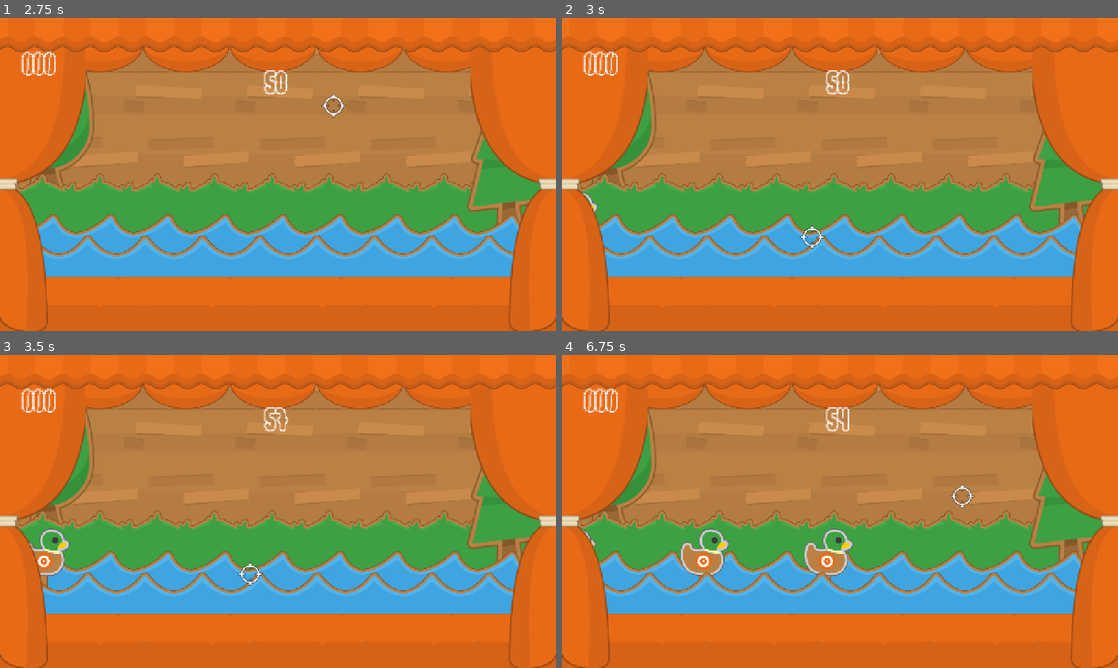
Above: before the commit, frames 1-4 (two rows, left to right).
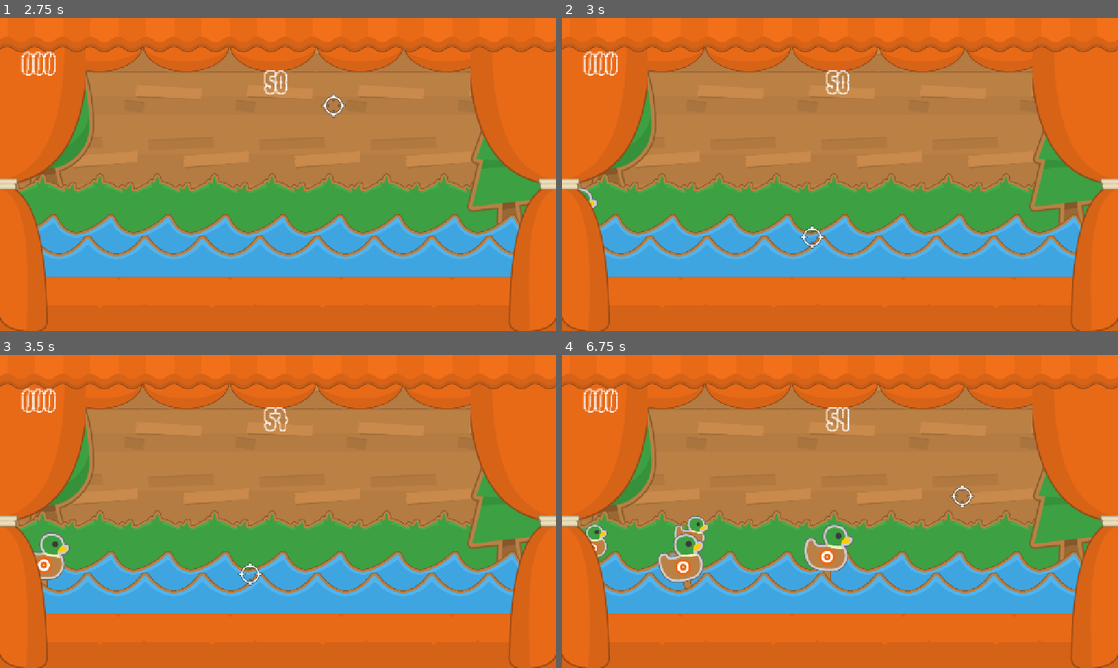
Above: after the commit, the same moments.

Repository: JPlimajots/pluck-and-duck
Game: Godot game, scene res://scenes/palco_principal.tscn
The game is run twice, just before and just after one commit, with the same random seed, the same clock (stepped at 60 frames per second) and the same inputs.
Inputs (mouse positions are in pixels of both pictures, inside the frame that each line leads up to):
- Up to frame 1 (2.75 s): tap Enter at 0.5 s; move the mouse to (400, 158) at 0.52 s; click (400, 158) at 0.67 s; move the mouse to (166, 190) at 1.27 s; click (166, 190) at 1.42 s; tap Space at 2 s; move the mouse to (333, 105) at 2.02 s; click (333, 105) at 2.17 s
- Up to frame 2 (3 s): tap Enter at 2.75 s; move the mouse to (812, 237) at 2.77 s; click (812, 237) at 2.92 s
- Up to frame 3 (3.5 s): no input
- Up to frame 4 (6.75 s): move the mouse to (1006, 558) at 3.52 s; click (1006, 558) at 3.67 s; move the mouse to (673, 464) at 4.27 s; click (673, 464) at 4.42 s; move the mouse to (867, 511) at 5.02 s; click (867, 511) at 5.17 s; move the mouse to (756, 433) at 5.77 s; click (756, 433) at 5.92 s; move the mouse to (962, 495) at 6.52 s; click (962, 495) at 6.67 s

Frame 1 is identical in both runs. In frame 2, less than 0.1% of the frame differs, in the area x 2-7%, y 54-62%; in frame 3, 0.6%; in frame 4, 2.4%, in the area x 3-53%, y 51-75%.

Commit message:
feat: implementa movimentos senoidais, esteira de fundo com parallax e variacia no tempo de spawn

Diff:
--- a/scenes/palco_principal.gd
+++ b/scenes/palco_principal.gd
@@ -26,10 +26,11 @@
 # Called every frame. 'delta' is the elapsed time since the previous frame.
 func _process(delta: float) -> void:
 	if jogo_ativo:
+		var tempo_base_frente = remap(tempo_restante, 60.0, 0.0, 3.0, 0.8)
+		var tempo_base_fundo = remap(tempo_restante, 60.0, 0.0, 4.0, 1.2)
 		tempo_restante -= delta
 		var segundos = int(ceil(tempo_restante))
 		$Interface/TextoTempo.text = "%02d" % segundos
-		$GeradorDePatos.wait_time = remap(tempo_restante, 60.0, 0.0, 2.0, 0.5)
 		if tempo_restante <= 0:
 			finaliza_jogo()
 
@@ -40,6 +41,8 @@
 	var velocidade_dificil = remap(tempo_restante, 60.0, 0.0, 150.0, 350.0)
 	novo_pato.velocidade = velocidade_dificil
 	add_child(novo_pato)
+	var base = remap(tempo_restante, 60.0, 0.0, 3.0, 0.8)
+	$GeradorDePatos.wait_time = randf_range(base * 0.7, base * 1.3)
 
 
 func _on_mira_alvo_atingido(pontos_ganhos: int) -> void:
@@ -53,3 +56,15 @@
 	$Interface/TextoTempo.text = "00"
 	$GeradorDePatos.stop()
 	print("FIM DE JOGO! Pontuação Final: ", pontuacao_atual)
+
+
+func _on_gerador_de_patos_fundo_timeout() -> void:
+	var pato_fundo = cena_pato.instantiate()
+	pato_fundo.position = $PontoDeSpawnFundo.position
+	pato_fundo.scale = Vector2(0.7, 0.7)
+	pato_fundo.z_index = GameLayers.Layers.PATO_TRAS
+	var velocidade_fundo = remap(tempo_restante, 60.0, 0.0, 100.0, 250.0)
+	pato_fundo.velocidade = velocidade_fundo
+	add_child(pato_fundo)
+	var base_fundo = remap(tempo_restante, 60.0, 0.0, 4.0, 1.2)
+	$GeradorDePatosFundo.wait_time = randf_range(base_fundo * 0.8, base_fundo * 1.5)
--- a/scenes/palco_principal.tscn
+++ b/scenes/palco_principal.tscn
@@ -217,8 +217,15 @@
 wait_time = 2.0
 autostart = true
 
+[node name="GeradorDePatosFundo" type="Timer" parent="." unique_id=1415516973]
+wait_time = 2.0
+autostart = true
+
 [node name="PontoDeSpawn" type="Marker2D" parent="." unique_id=455693146]
 position = Vector2(-128, 454)
+
+[node name="PontoDeSpawnFundo" type="Marker2D" parent="." unique_id=789762644]
+position = Vector2(-202, 418)
 
 [node name="Interface" type="CanvasLayer" parent="." unique_id=326853103]
 
@@ -246,3 +253,4 @@
 
 [connection signal="alvo_atingido" from="Mira" to="." method="_on_mira_alvo_atingido"]
 [connection signal="timeout" from="GeradorDePatos" to="." method="_on_gerador_de_patos_timeout"]
+[connection signal="timeout" from="GeradorDePatosFundo" to="." method="_on_gerador_de_patos_fundo_timeout"]
--- a/scripts/pato.gd
+++ b/scripts/pato.gd
@@ -2,17 +2,32 @@
 
 @export var textura_tabua_quebrada: Texture2D
 @export var textura_pato_costas: Texture2D
+@export var amplitude_onda: float = 10.0
+@export var velocidade_onda: float = 5.0
+@export var angulo_pendulo: float = 15.0
+@export var velocidade_pendulo: float = 4.0
 
 var velocidade: float = 150.0
+var tempo_decorrido: float = 0.0
+var y_inicial = 0.0
+var tem_onda: bool = false
+var tem_pendulo: bool = false
 
 # Called when the node enters the scene tree for the first time.
 func _ready() -> void:
-	pass # Replace with function body.
+	y_inicial = position.y
+	tem_onda = randf() > 0.5
+	tem_pendulo = randf() > 0.5
 
 
 # Called every frame. 'delta' is the elapsed time since the previous frame.
 func _process(delta: float) -> void:
 	position.x += delta * velocidade
+	tempo_decorrido += delta
+	if tem_onda:
+		position.y = y_inicial + (sin(tempo_decorrido * velocidade_onda) * amplitude_onda)
+	if tem_pendulo:
+		$DobradicaPivo.rotation_degrees = sin(tempo_decorrido * velocidade_pendulo) * angulo_pendulo
 
 
 func morrer():
